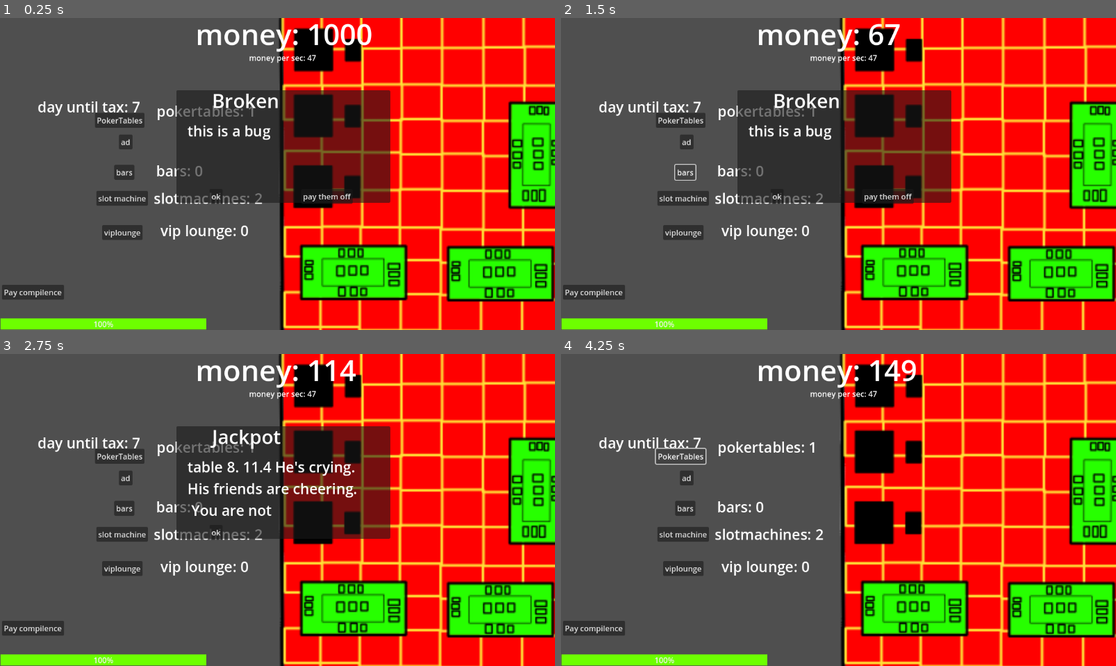
Above: before the commit, frames 1-4 (two rows, left to right).
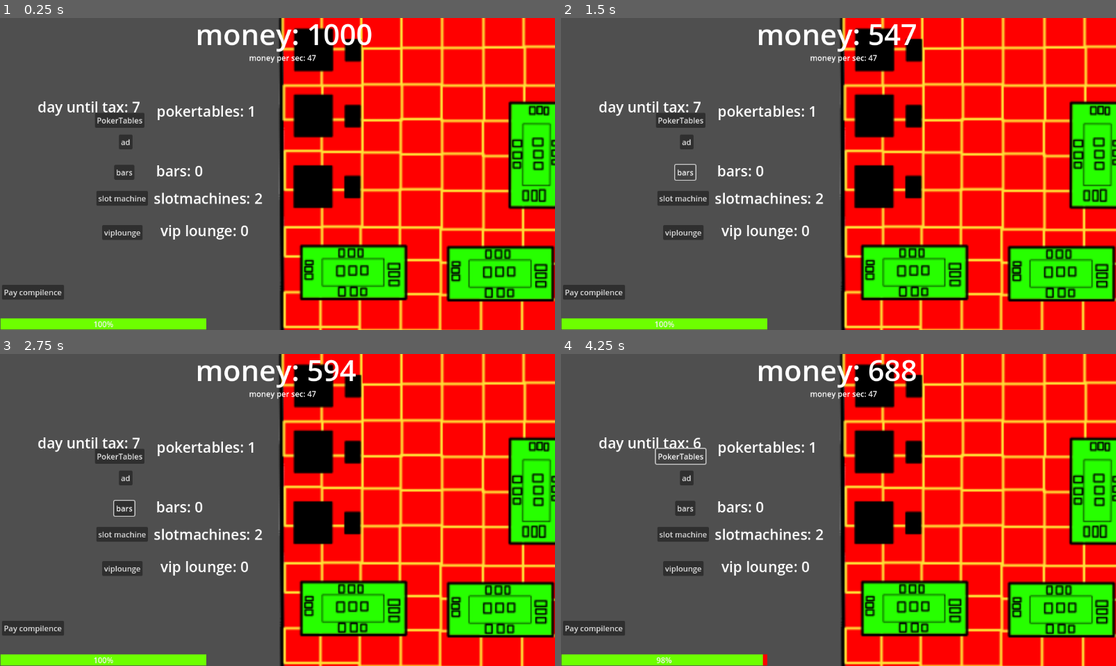
Above: after the commit, the same moments.

Repository: newdevtoo/you-are-the-casino
Game: Godot game, scene res://scenes/playing/playing.tscn
The game is run twice, just before and just after one commit, with the same random seed, the same clock (stepped at 60 frames per second) and the same inputs. The project has no main scene, so this scene is started directly.
Inputs (mouse positions are in pixels of both pictures, inside the frame that each line leads up to):
- Up to frame 1 (0.25 s): no input
- Up to frame 2 (1.5 s): click "slot machine" at 0.5 s; click "bars" at 1.25 s
- Up to frame 3 (2.75 s): click (216, 531) at 2 s, where only the run before the commit has a clickable "ok"
- Up to frame 4 (4.25 s): click (777, 531) at 2.75 s, where only the run before the commit has a clickable "ok"; click "PokerTables" at 3.5 s

The runs differ from the first frame. In frame 1, 12% of the frame differs, in the area x 31-71%, y 23-60%; in frame 2, 12%, in the area x 31-71%, y 1-60%; in frame 3, 12%; in frame 4, 0.4%.

Commit message:
Add files via upload

Diff:
--- a/you-are-the-casino/scenes/playing/playing.gd
+++ b/you-are-the-casino/scenes/playing/playing.gd
@@ -20,6 +20,7 @@
 @onready var choice_1: Button = $"event show/choice1"
 @onready var choice_2: Button = $"event show/choice2"
 @onready var notilabel: Label = $notifications/notilabel
+@onready var notitimer: Timer = $timers/notitimer
 
 
 func _process(delta: float) -> void:
@@ -30,7 +31,8 @@
 	viplounge.text = "vip lounge: " + str(Gamemanager.vip)
 	license.value = Gamemanager.license
 	day.text = "day until tax: " + str(Gamemanager.day_until_tax)
-	if license.value < 1:
+	if Gamemanager.license < 1:
+		print("license " + str(Gamemanager.license))
 		hide()
 
 
@@ -45,9 +47,9 @@
 
 
 func _on_button_pressed() -> void:
-	if Gamemanager.money > 499:
-		Gamemanager.money -= 500
-		Gamemanager.income_per_second += 10
+	if Gamemanager.money > 799:
+		Gamemanager.money -= 800
+		Gamemanager.income_per_second += 9
 		Gamemanager.running_costs_per_second += 1
 		Gamemanager.slot_machines +=1
 		Gamemanager.total_buildings += 1
@@ -64,8 +66,8 @@
 		label.text = "money: " + str(Gamemanager.money)
 
 func _on_bars_pressed() -> void:
-	if Gamemanager.money > 4999 and Gamemanager.bar < 1:
-		Gamemanager.money -= 5000
+	if Gamemanager.money > 9999 and Gamemanager.bar < 1:
+		Gamemanager.money -= 10000
 		Gamemanager.running_costs_per_second += 20
 		Gamemanager.bar +=1
 		Gamemanager.income_multiplier += 3
@@ -109,11 +111,13 @@
 		var lawsuit = randi_range(0,1)
 		if lawsuit == 0:
 			notifications.show()
+			notitimer.start()
 			notilabel.text = "you won the lawsuit!"
 		elif lawsuit == 1:
 			var moneypay = randi_range(5000, 20000)
 			Gamemanager.money -= moneypay
 			notifications.show()
+			notitimer.start()
 			notilabel.text = "you lost the lawsuit"
 
 
@@ -139,7 +143,8 @@
 	label.text = "money: " + str(Gamemanager.money)
 
 
-
+func _on_notitimer_timeout() -> void:
+	notifications.hide()
 
 func _on_addmoney_timeout() -> void:
 	Gamemanager.money += Gamemanager.income_per_second * Gamemanager.income_multiplier
@@ -153,7 +158,7 @@
 
 func _on_adshowtimer_timeout() -> void:
 	if ad.visible:
-		ad.visible = false
+		ad.hide()
 	else:
 		ad.show()
 
@@ -223,7 +228,7 @@
 
 func click():
 	if Gamemanager.income_per_second > 1:
-		Gamemanager.money += Gamemanager.income_per_second/2 * Gamemanager.income_multiplier
+		Gamemanager.money += Gamemanager.income_per_second * 0.05
 	else:
 		Gamemanager.money += 1
 	label.text = "money: " + str(Gamemanager.money)
--- a/you-are-the-casino/scenes/playing/playing.tscn
+++ b/you-are-the-casino/scenes/playing/playing.tscn
@@ -106,12 +106,15 @@
 [node name="eventtimer" type="Timer" parent="timers"]
 autostart = true
 script = ExtResource("3_b21gc")
-min_wait_time = 2.0
-max_wait_time = 3.0
+min_wait_time = 130.0
+max_wait_time = 200.0
 metadata/_custom_type_script = "uid://b8jyj5p856yap"
 
 [node name="protest" type="Timer" parent="timers"]
 wait_time = 50.0
+
+[node name="notitimer" type="Timer" parent="timers"]
+wait_time = 3.0
 
 [node name="buttons" type="Node2D" parent="."]
 
@@ -186,6 +189,7 @@
 
 [node name="event show" type="Panel" parent="."]
 process_mode = 3
+visible = false
 offset_left = 366.0
 offset_top = 150.0
 offset_right = 810.0
@@ -232,6 +236,7 @@
 [connection signal="timeout" from="timers/daytimer" to="." method="_on_daytimer_timeout"]
 [connection signal="timeout" from="timers/eventtimer" to="." method="_on_eventtimer_timeout"]
 [connection signal="timeout" from="timers/protest" to="." method="_on_protest_timeout"]
+[connection signal="timeout" from="timers/notitimer" to="." method="_on_notitimer_timeout"]
 [connection signal="pressed" from="buttons/slotmac" to="." method="_on_button_pressed"]
 [connection signal="pressed" from="buttons/pokertable" to="." method="_on_pokertable_pressed"]
 [connection signal="pressed" from="buttons/bars" to="." method="_on_bars_pressed"]
--- a/you-are-the-casino/script/managers/gamemanager.gd
+++ b/you-are-the-casino/script/managers/gamemanager.gd
@@ -5,7 +5,7 @@
 var casino_name: String = "My Casino"
 
 # Money
-var money: int = 20
+var money: int = 500
 var income_per_second: int = 55
 var income_multiplier: int = 1
 var running_costs_per_second: int = 8
